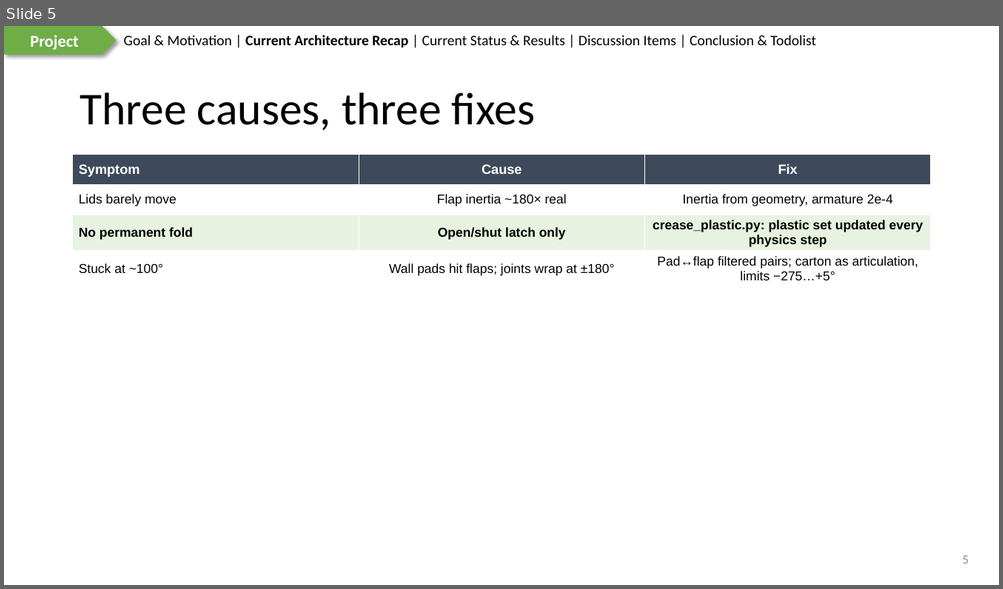
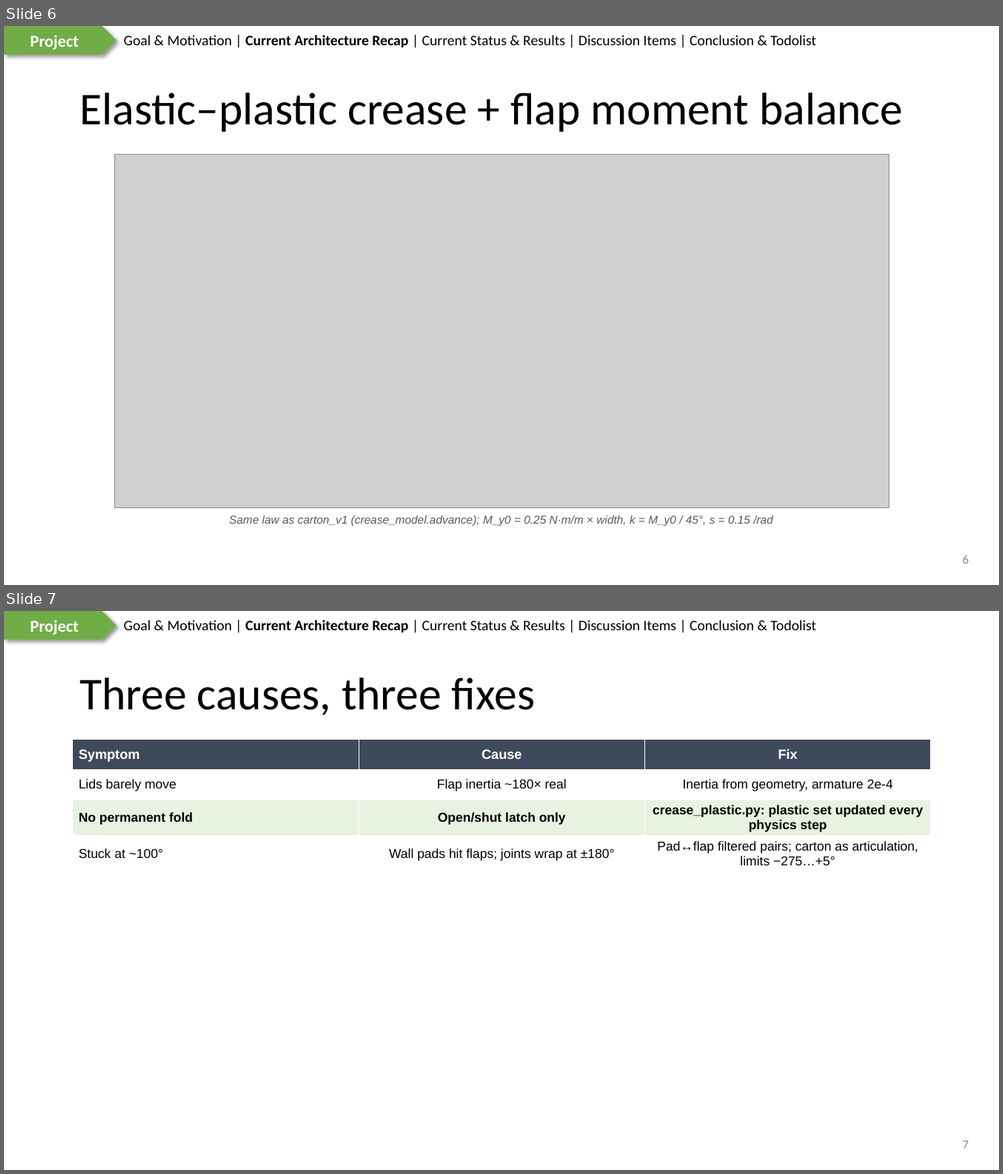
Before and after one commit to wyattsheu/sim-forge, a slide deck: sims/fr3_bubblewrap_pack_handoff_20261007/docs/slides/2026-10-10-Carton-Crease.pptx. Shown one above the other, each under a label of ours: slide 5 before the commit, slides 6 and 7 after it. The pictures are 1003x589 and 1003x1174 pixels, drawn with LibreOffice and Linux fonts; fonts in the diff are those of the drawing; grey boxes stand for pictures. Boxes give left, top, right and bottom in pixels: in the first picture for what was removed or moved away, otherwise in the second. Text is boxed around its words. In the diff, an @@ line names an element or a change of style, - is before the commit and + after.

Commit message:
fr3 handoff slides: paper figures beside ours (Fig. 8, Fig. 10), typeset crease equations, mechanics summary, delivered carton vs carton_v1 and why carton_v1's model was chosen

```diff
--- a/sims/fr3_bubblewrap_pack_handoff_20261007/docs/slides/2026-10-10-Carton-Crease.pptx
+++ b/sims/fr3_bubblewrap_pack_handoff_20261007/docs/slides/2026-10-10-Carton-Crease.pptx
@@ slide 6 added at (4,26,999,585), background #FFFFFF; not listed: 3 template elements that a slide beside it also shows @@
@@ title added at (79,93,902,132), 44 pt, text #000000 @@
+Elastic–plastic crease + flap moment balance
@@ picture added at (114,154,889,508) @@
@@ text added at (229,516,773,526), 11 pt, text #595959, italic @@
+Same law as carton_v1 (crease_model.advance); M_y0 = 0.25 N·m/m × width, k = M_y0 / 45°, s = 0.15 /rad
@@ page number added at (962,555,968,564), 12 pt, text #888888 @@
+6
@@ what was slide 5 is now slide 7 @@
@@ page number at (962,1141,968,1149): text changed @@
-5
+7
```
Also in this commit, not shown: 1 slide changed, 5 other slides added, 3 slides removed, 13 other files.
